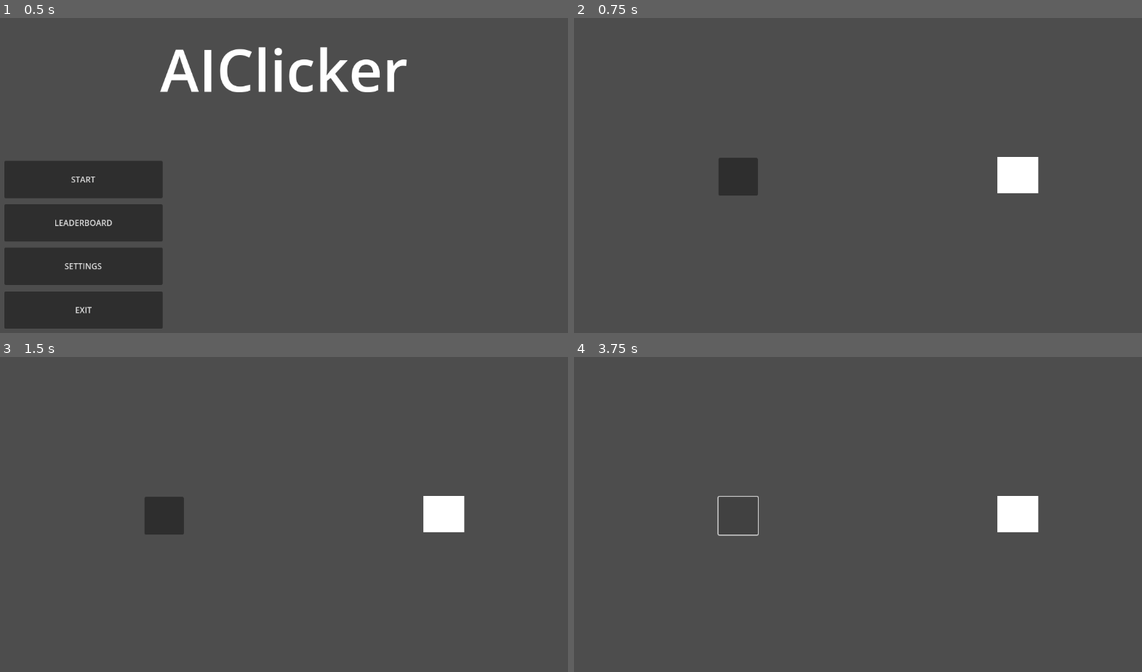
Above: before the commit, frames 1-4 (two rows, left to right).
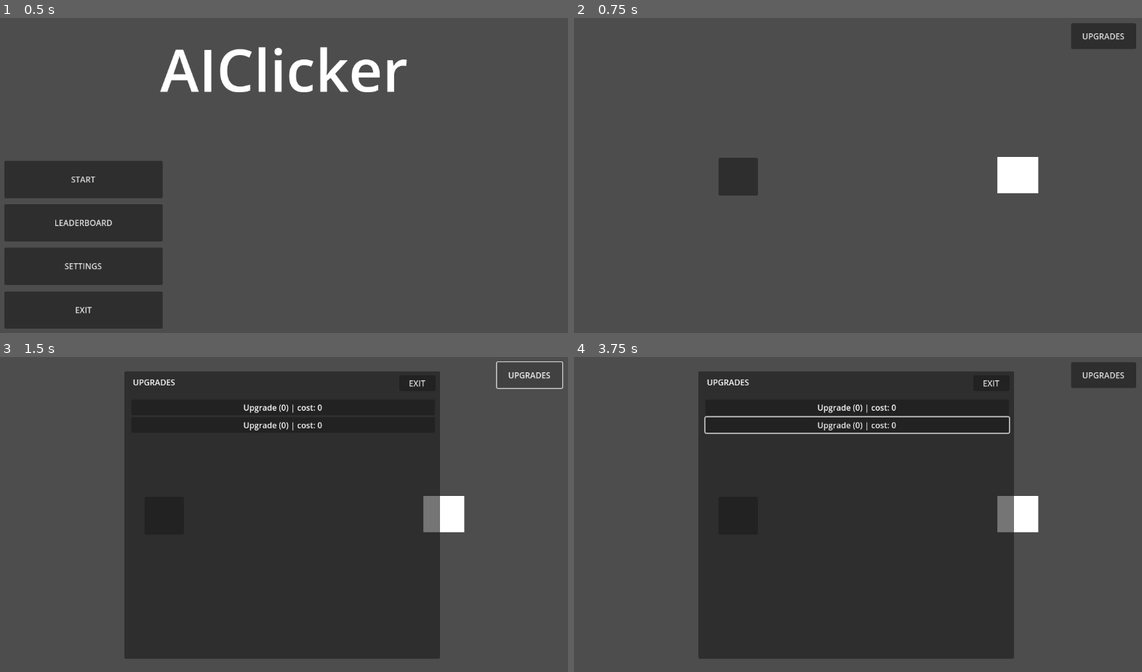
Above: after the commit, the same moments.

Repository: lukkool/Clickeriai
Game: Godot game, scene res://scenes/mainMenu/MainMenu.tscn
Two runs of this game, one before a commit and one after it. Both use one fixed random seed, a clock stepped at 60 frames per second and the inputs below.
Inputs (mouse positions are in pixels of both pictures, inside the frame that each line leads up to):
- Up to frame 1 (0.5 s): no input
- Up to frame 2 (0.75 s): click "START" at 0.5 s
- Up to frame 3 (1.5 s): click (528, 375) at 1.25 s, where only the run after the commit has a clickable "UPGRADES"
- Up to frame 4 (3.75 s): click (858, 407) at 2 s, where only the run after the commit has a clickable "Upgrade (0) | cost: 0"; click (858, 426) at 2.75 s, where only the run after the commit has a clickable "Upgrade (0) | cost: 0"; click (738, 514) at 3.5 s

Frame 1 is identical in both runs. In frame 2, 0.9% of the frame differs, in the area x 87-99%, y 1-10%; in frame 3, 50%; in frame 4, 51%, in the area x 21-99%, y 1-96%.

Commit message:
Added upgrade menu

Diff:
--- a/scenes/gameScene/gameScene.tscn
+++ b/scenes/gameScene/gameScene.tscn
@@ -1,9 +1,10 @@
-[gd_scene load_steps=5 format=3 uid="uid://bj5e5ooygsyw7"]
+[gd_scene load_steps=6 format=3 uid="uid://bj5e5ooygsyw7"]
 
 [ext_resource type="PackedScene" uid="uid://lvqht05hsf30" path="res://scenes/gameScene/inputNode/InputNode.tscn" id="1_w6okk"]
 [ext_resource type="Script" path="res://scenes/gameScene/inputNode/input_node.gd" id="2_2uk3s"]
 [ext_resource type="PackedScene" uid="uid://dbnd03h46tvoy" path="res://scenes/gameScene/outputNode/outputNode.tscn" id="2_4hplx"]
 [ext_resource type="Script" path="res://scenes/gameScene/outputNode/output_node.gd" id="3_2sikp"]
+[ext_resource type="PackedScene" uid="uid://ba7xr7emiqkau" path="res://scenes/gameScene/upgrades/upgradeMenu.tscn" id="5_abvow"]
 
 [node name="GameScene" type="Control"]
 layout_mode = 3
@@ -29,4 +30,7 @@
 offset_bottom = -289.0
 script = ExtResource("3_2sikp")
 
+[node name="UpgradeMenu" parent="." instance=ExtResource("5_abvow")]
+layout_mode = 1
+
 [connection signal="pressed" from="InputNode" to="InputNode" method="_on_pressed"]
--- /dev/null
+++ b/scenes/gameScene/upgrades/upgradeMenu.gd
@@ -0,0 +1,6 @@
+extends Control
+
+@onready var panel = $Panel
+
+func _toggle_panel() -> void:
+	panel.visible = !panel.visible
--- /dev/null
+++ b/scenes/gameScene/upgrades/upgradeMenu.tscn
@@ -0,0 +1,72 @@
+[gd_scene load_steps=4 format=3 uid="uid://ba7xr7emiqkau"]
+
+[ext_resource type="Script" path="res://scenes/gameScene/upgrades/upgradeMenu.gd" id="1_5hc3g"]
+
+[sub_resource type="Theme" id="Theme_lc8ih"]
+
+[sub_resource type="Theme" id="Theme_38oqk"]
+
+[node name="UpgradeMenu" type="Control"]
+layout_mode = 3
+anchors_preset = 15
+anchor_right = 1.0
+anchor_bottom = 1.0
+grow_horizontal = 2
+grow_vertical = 2
+theme = SubResource("Theme_lc8ih")
+script = ExtResource("1_5hc3g")
+
+[node name="Button" type="Button" parent="."]
+layout_mode = 0
+offset_left = 997.0
+offset_top = 22.0
+offset_right = 1126.0
+offset_bottom = 73.0
+text = "UPGRADES"
+
+[node name="Panel" type="Panel" parent="."]
+visible = false
+layout_mode = 0
+offset_left = 258.0
+offset_top = 40.0
+offset_right = 884.0
+offset_bottom = 610.0
+
+[node name="Button" type="Button" parent="Panel"]
+layout_mode = 0
+offset_left = 545.0
+offset_top = 8.0
+offset_right = 617.0
+offset_bottom = 39.0
+text = "EXIT"
+
+[node name="Label" type="Label" parent="Panel"]
+layout_mode = 2
+offset_left = 17.0
+offset_top = 10.0
+offset_right = 126.0
+offset_bottom = 49.0
+text = "UPGRADES"
+
+[node name="VBoxContainer" type="VBoxContainer" parent="Panel"]
+layout_mode = 0
+offset_left = 14.0
+offset_top = 56.0
+offset_right = 616.0
+offset_bottom = 546.0
+theme = SubResource("Theme_38oqk")
+
+[node name="Button" type="Button" parent="Panel/VBoxContainer"]
+layout_mode = 2
+theme = SubResource("Theme_lc8ih")
+theme_override_colors/font_color = Color(1, 1, 1, 1)
+text = "Upgrade (0) | cost: 0"
+
+[node name="Button2" type="Button" parent="Panel/VBoxContainer"]
+layout_mode = 2
+theme = SubResource("Theme_lc8ih")
+theme_override_colors/font_color = Color(1, 1, 1, 1)
+text = "Upgrade (0) | cost: 0"
+
+[connection signal="pressed" from="Button" to="." method="_toggle_panel"]
+[connection signal="pressed" from="Panel/Button" to="." method="_toggle_panel"]
